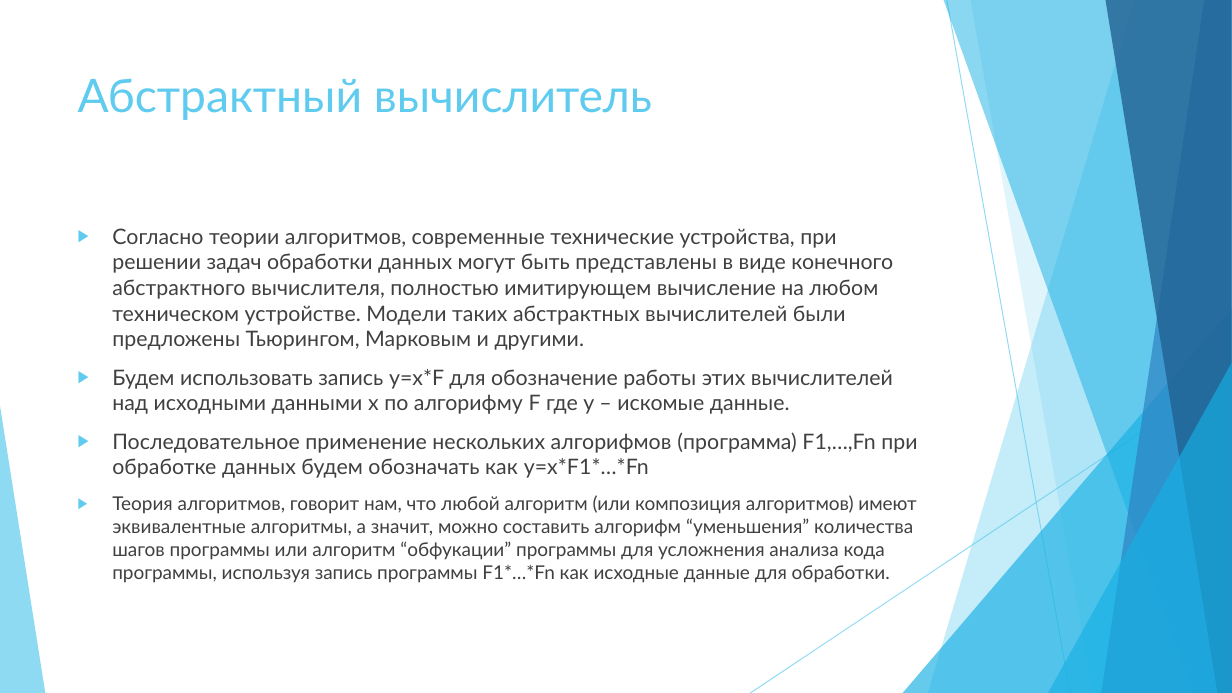
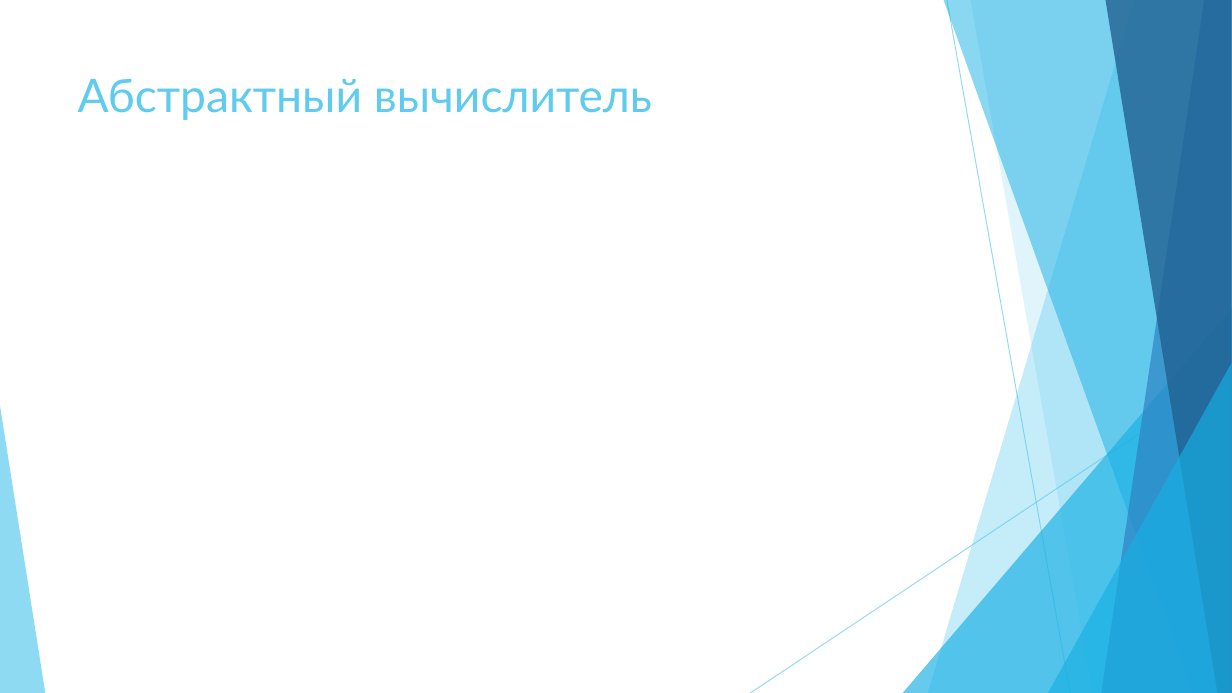
Before and after one commit to dprotopopov/cc, a slide deck: slide 11 of Обработка приватных данных на публичных вычислительных сетях.pptx (slide 10 before the commit). Drawn at 1232x693 pixels with LibreOffice and Linux fonts; fonts in the diff are those of the drawing; grey boxes stand for pictures. Boxes give left, top, right and bottom in pixels: in the first picture for what was removed or moved away, otherwise in the second. Text is boxed around its words. In the diff, an @@ line names an element or a change of style, - is before the commit and + after.

```diff
--- a/Обработка приватных данных на публичных вычислительных сетях.pptx
+++ b/Обработка приватных данных на публичных вычислительных сетях.pptx
@@ text removed at (x1=112, y1=228, x2=917, y2=583) @@
-▶ Согласно теории алгоритмов, современные технические устройства, при решении задач обработки данных могут быть представлены в виде конечного абстрактного вычислителя, полностью имитирующем вычисление на любом техническом устройстве. Модели таких абстрактных вычислителей были предложены Тьюрингом, Марковым и другими.
-▶ Будем использовать запись y=x*F для обозначение работы этих вычислителей над исходными данными x по алгорифму F где y – искомые данные.
-▶ Последовательное применение нескольких алгорифмов (программа) F1,…,Fn при обработке данных будем обозначать как y=x*F1*…*Fn
-  ▶ Теория алгоритмов, говорит нам, что любой алгоритм (или композиция алгоритмов) имеют эквивалентные алгоритмы, а значит, можно составить алгорифм “уменьшения” количества шагов программы или алгоритм “обфукации” программы для усложнения анализа кода программы, используя запись программы F1*…*Fn как исходные данные для обработки.
```
Also in this commit, not shown: 1 slide added, 3 other files.
